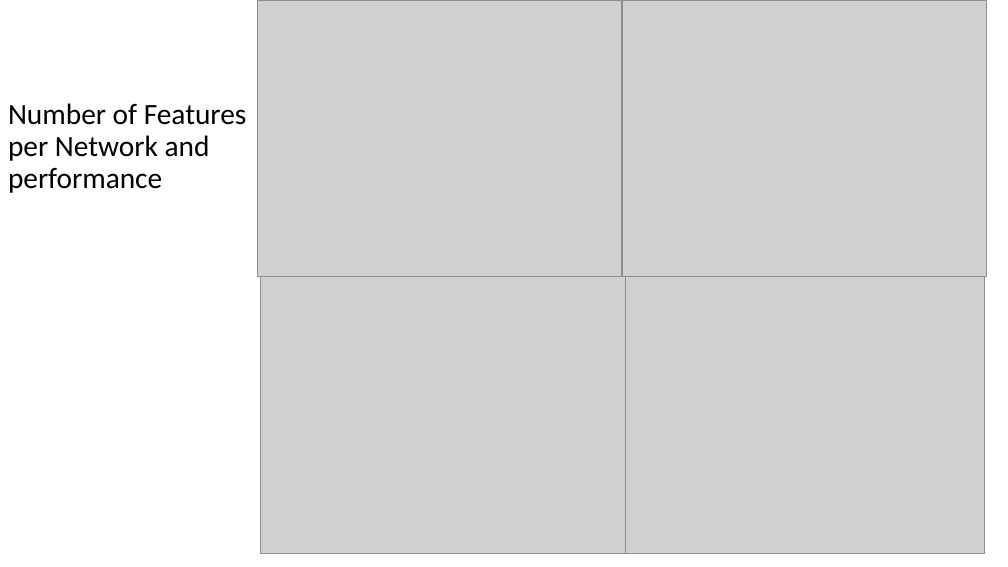
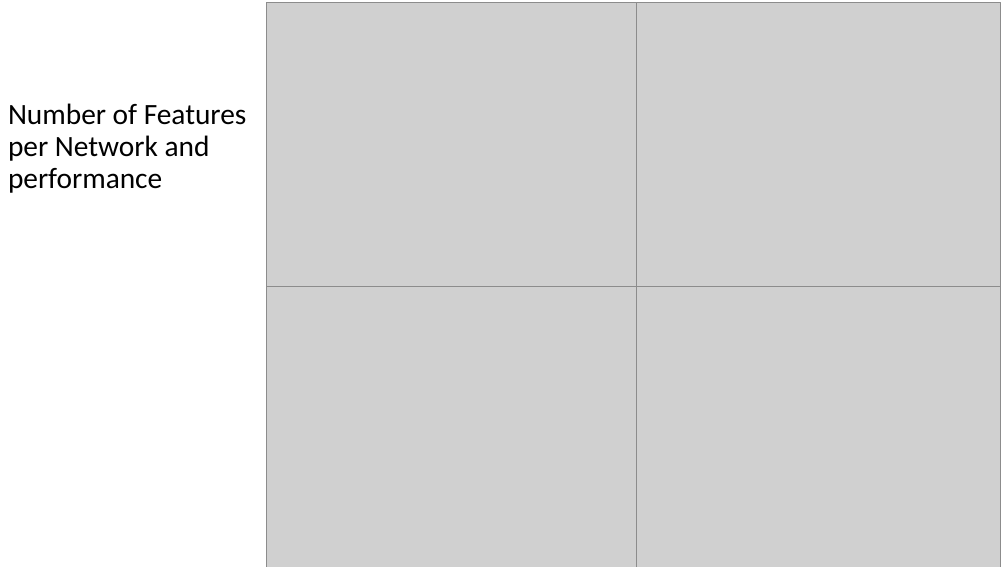
Before and after one commit to GrattonLab/MSC_Alexis, a slide deck: slide 27 of analysis/output/mL/presentation/updated_mL.pptx. Drawn at 1008x567 pixels with LibreOffice and Linux fonts; fonts in the diff are those of the drawing; grey boxes stand for pictures. Boxes give left, top, right and bottom in pixels: in the first picture for what was removed or moved away, otherwise in the second. Text is boxed around its words. In the diff, an @@ line names an element or a change of style, - is before the commit and + after.

Commit message:
num features

```diff
--- a/analysis/output/mL/presentation/updated_mL.pptx
+++ b/analysis/output/mL/presentation/updated_mL.pptx
@@ picture: place and size @@
-picture at [258, 0, 622, 277]
+picture at [266, 2, 636, 287]
@@ picture: place and size @@
-picture at [622, 0, 987, 277]
+picture at [631, 2, 1000, 287]
@@ picture: place and size @@
-picture at [261, 277, 625, 554]
+picture at [266, 283, 636, 567]
@@ picture: place and size @@
-picture at [621, 277, 985, 554]
+picture at [631, 283, 1000, 567]
```
Also in this commit, not shown: 5 other files.
